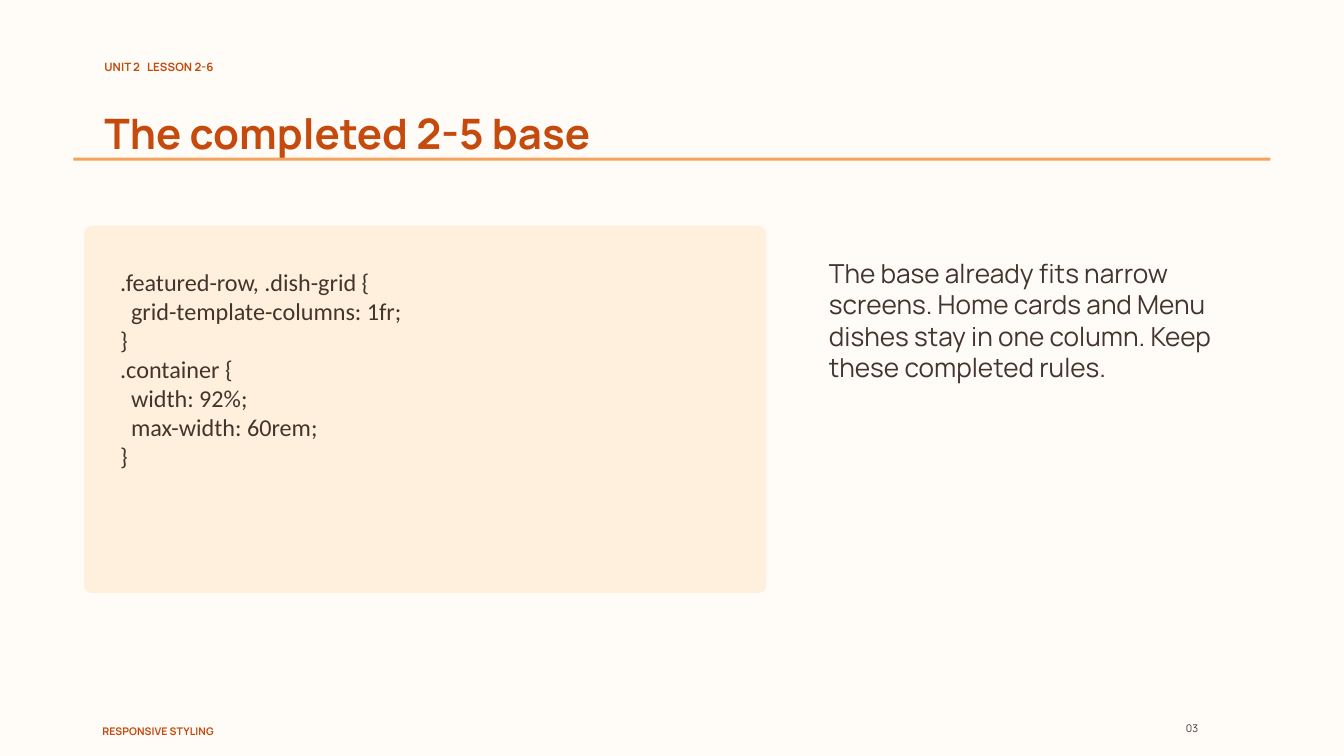
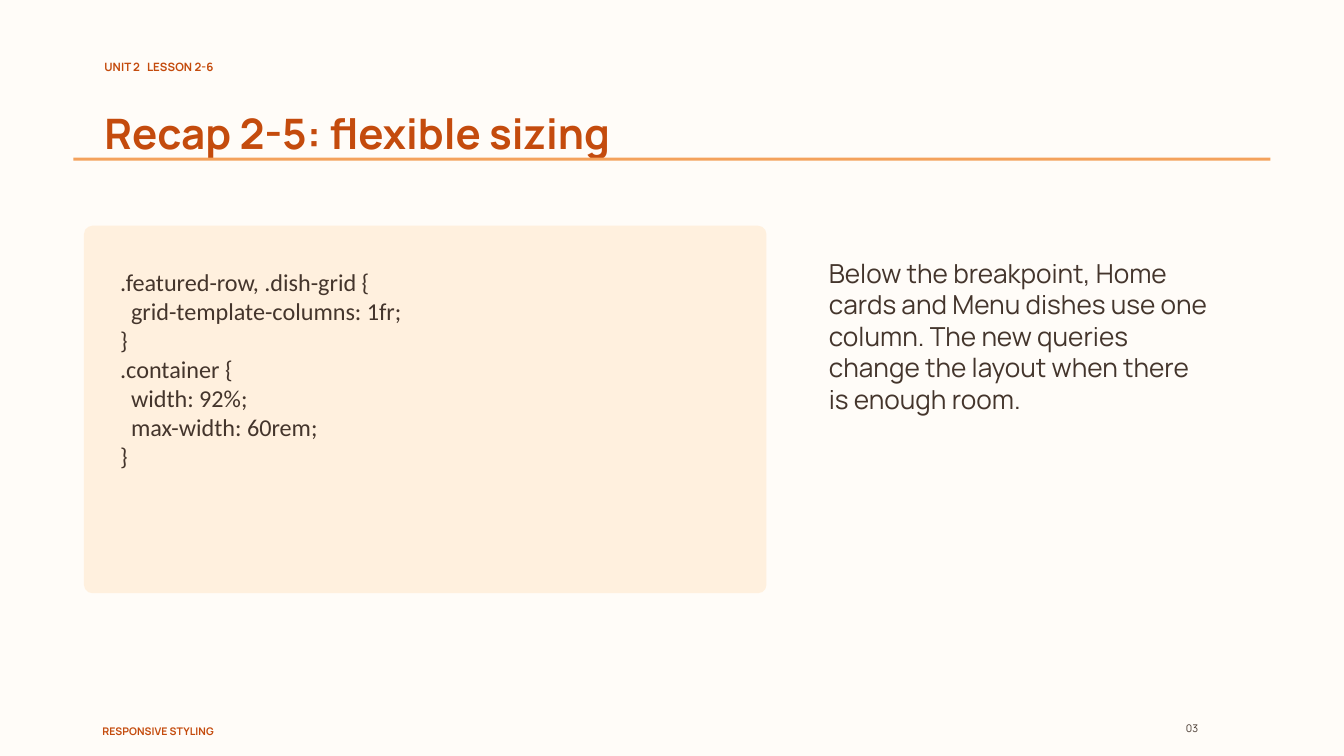
Before and after one commit to nakarapunchai/cis181-course-template, a slide deck: slide 3 of demo/Demo 2-6/Lesson 2-6 Responsive Styling.pptx. Drawn at 1344x756 pixels with LibreOffice and Linux fonts; fonts in the diff are those of the drawing. Boxes give left, top, right and bottom in pixels: in the first picture for what was removed or moved away, otherwise in the second. Text is boxed around its words. In the diff, an @@ line names an element or a change of style, - is before the commit and + after.

```diff
--- a/demo/Demo 2-6/Lesson 2-6 Responsive Styling.pptx
+++ b/demo/Demo 2-6/Lesson 2-6 Responsive Styling.pptx
@@ text at bbox=[104, 118, 610, 161]: text changed @@
-The completed 2-5 base
+Recap 2-5: flexible sizing
@@ text at bbox=[829, 263, 1207, 416]: text changed @@
-The base already fits narrow screens. Home cards and Menu dishes stay in one column. Keep these completed rules.
+Below the breakpoint, Home cards and Menu dishes use one column. The new queries change the layout when there is enough room.
```
Also in this commit, not shown: 6 other slides changed, 3 other files.
